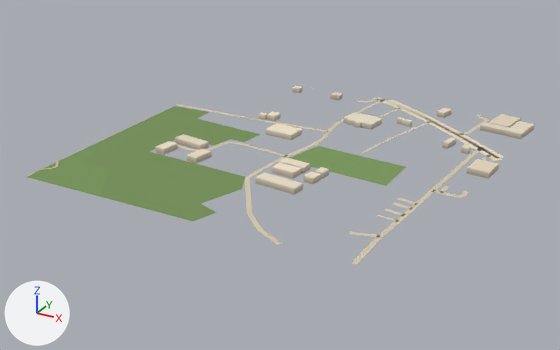
The glTF model public/assets/bengaluru-region-v1/tiles/t29_-20-l0.glb as it was, and as the next commit left it.
Both versions are drawn from a 50 mm lens placed at (15200.0, -10620.0, 389.0), pointed at (14737.0, -9777.0, -32.0). Every picture has the same lights, and +X, +Y and +Z are marked at lower left. The first picture is the older version. Vertices at exactly the same position are counted once.

The scene before the commit, as lines of its bpy script (objects in view):
```python
me_building = bpy.data.meshes.new('building')
me_building.from_pydata(...)  # 220 vertices, 290 faces; spans x 90.0..514.0, y 116.0..500.0, z 0.0..8.0
me_building.materials.append(mat_building)
me_ground = bpy.data.meshes.new('ground')
me_ground.from_pydata(...)  # 509 vertices, 545 faces; spans x -1.0..504.0, y -3.0..505.0, z 1.0
me_ground.materials.append(mat_ground)
# before: 495 (154.0, 221.0, 1.0) at pixel (226, 141), 496 (160.0, 218.0, 1.0) at pixel (229, 142)
ob_building = bpy.data.objects.new('building', me_building)
ob_building.location = (14500.0, -10000.0, 0.0)
ob_ground = bpy.data.objects.new('ground', me_ground)
ob_ground.location = (14500.0, -10000.0, 0.0)
```
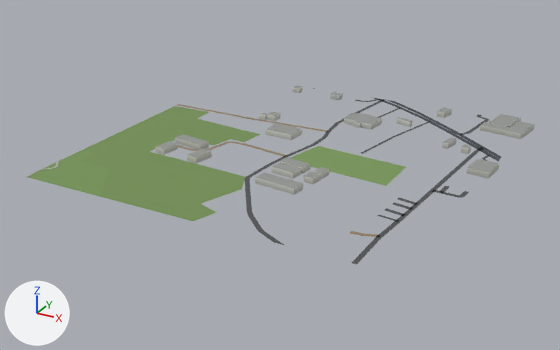
Diff of the bpy script that builds the scene:
```diff
--- a/public/assets/bengaluru-region-v1/tiles/t29_-20-l0.glb.py
+++ b/public/assets/bengaluru-region-v1/tiles/t29_-20-l0.glb.py
@@ me_building @@
 # used by ob_building; location = (14500.0, -10000.0, 0.0)
-me_building.from_pydata(...)  # 220 vertices, 290 faces; spans x 90.0..514.0, y 116.0..500.0, z 0.0..8.0
+me_building.from_pydata(...)  # 220 vertices, 356 faces; spans x 90.0..514.0, y 116.0..500.0, z 0.0..8.0
+# me_building part 1: 290 kept faces spanning x 90.0..514.0, y 116.0..500.0, z 0.0..8.0 get new vertex colours
+# edits to the shape of me_building do not show in these pictures
 me_building.materials.append(mat_building)
@@ me_ground @@
 # used by ob_ground; location = (14500.0, -10000.0, 0.0)
 # verts and faces of me_ground; kept vertices keep their numbers, new ones are numbered from 509
-me_ground.from_pydata(...)  # 509 vertices, 545 faces; spans x -1.0..504.0, y -3.0..505.0, z 1.0
+me_ground.from_pydata(...)  # 513 vertices, 551 faces; spans x 0.0..500.0, y 0.0..500.0, z 1.0
+# me_ground part 2: the loose piece of 30 vertices spanning x 257.0..504.0, y 330.0..505.0, z 1.0 is rebuilt with 30 vertices and now spans x 252.0..500.0, y 330.0..500.0, z 1.0
+# me_ground part 3: the loose piece of 22 vertices spanning x 280.0..504.0, y 340.0..505.0, z 1.0 is rebuilt with 24 vertices and now spans x 275.0..500.0, y 340.0..500.0, z 1.0
+# me_ground part 4
+# 9 vertices are removed from x 358.0..499.0, y -3.0..324.0, z 1.0
+# 15 faces are deleted
+# 5 vertices move from x 427.0..501.0, y 321.0..501.0, z 1.0 to x 426.0..500.0, y 325.0..500.0, z 1.0
+# 11 vertices are added at x 352.0..500.0, y 0.0..320.0, z 1.0
+# 17 new faces join them
+# me_ground part 5
+verts[496] = (159.0, 217.0, 1.0)  # moved, pixel (228, 143)
+verts[495] = (154.0, 221.0, 1.0)  # moved, pixel (226, 141)
+# me_ground part 6: 214 kept faces spanning x 0.0..500.0, y 0.0..500.0, z 1.0 get new vertex colours; the middle colour goes from beige #d7c9ae to dark grey #535556
+# other edits to the shape of me_ground do not show in these pictures
 me_ground.materials.append(mat_ground)
```

Pixel boxes [x1, y1, x2, y2] of what changed, in the pictures (560 x 350 px; the box of a moved part takes in the faces that stretch with it):
'ground', reshaped
    before: [26, 88, 504, 264]
    after: [26, 88, 501, 264]
part 1 of me_building, recoloured
    both: [156, 86, 535, 195]
part 2 of me_ground, rebuilt
    before: [374, 97, 502, 161]
    after: [372, 97, 500, 161]
part 3 of me_ground, rebuilt
    before: [388, 100, 504, 158]
    after: [387, 100, 501, 159]
part 4 of me_ground, moved or reshaped
    before: [260, 114, 489, 264]
    after: [259, 115, 489, 264]
part 5 of me_ground, moved or reshaped
    both: [209, 141, 233, 150]
part 6 of me_ground, recoloured
    both: [27, 88, 490, 237]
